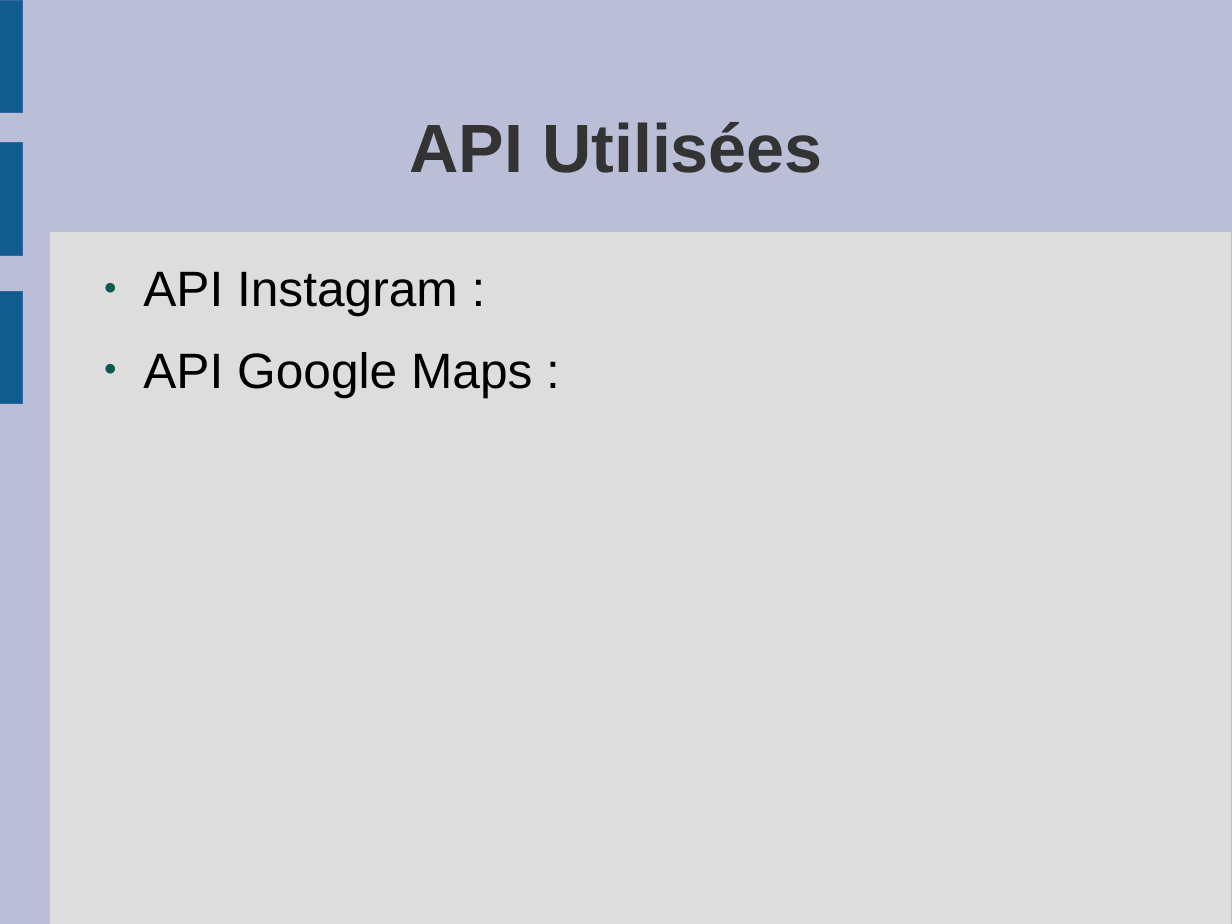
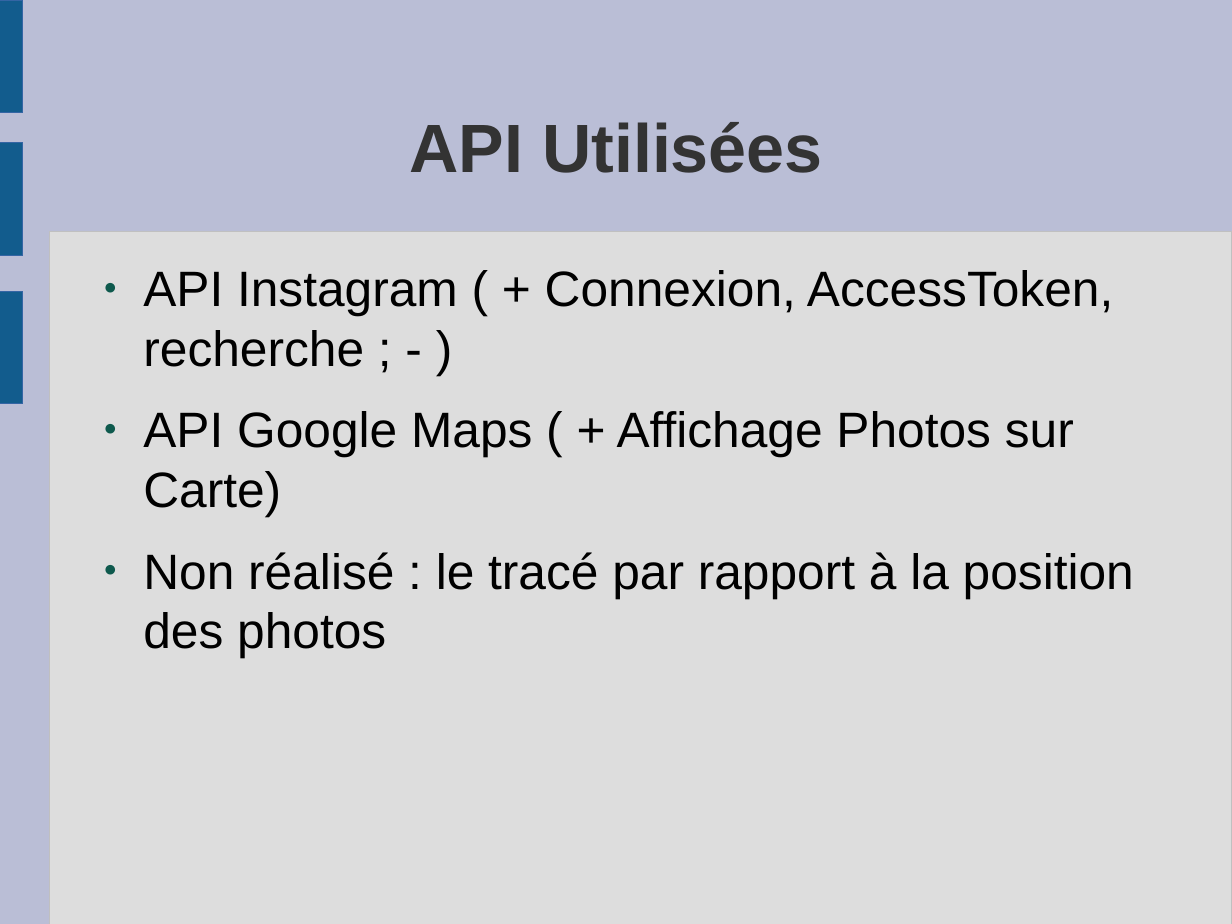
Before and after one commit to NOualet/ArchiWeb_GroupC, a slide deck: slide 4 of Doc/presentationOral.odp. Drawn at 1232x924 pixels with LibreOffice and Linux fonts; fonts in the diff are those of the drawing. Boxes give left, top, right and bottom in pixels: in the first picture for what was removed or moved away, otherwise in the second. Text is boxed around its words. In the diff, an @@ line names an element or a change of style, - is before the commit and + after.

```diff
--- a/Doc/presentationOral.odp
+++ b/Doc/presentationOral.odp
@@ text at [143,270,1134,658]: text changed @@
-● API Instagram :
-● API Google Maps :
+● API Instagram ( + Connexion, AccessToken, recherche ; - )
+● API Google Maps ( + Affichage Photos sur Carte)
+● Non réalisé : le tracé par rapport à la position des photos
```
Also in this commit, not shown: 2 slides added, 2 slides removed, 1 other file.
